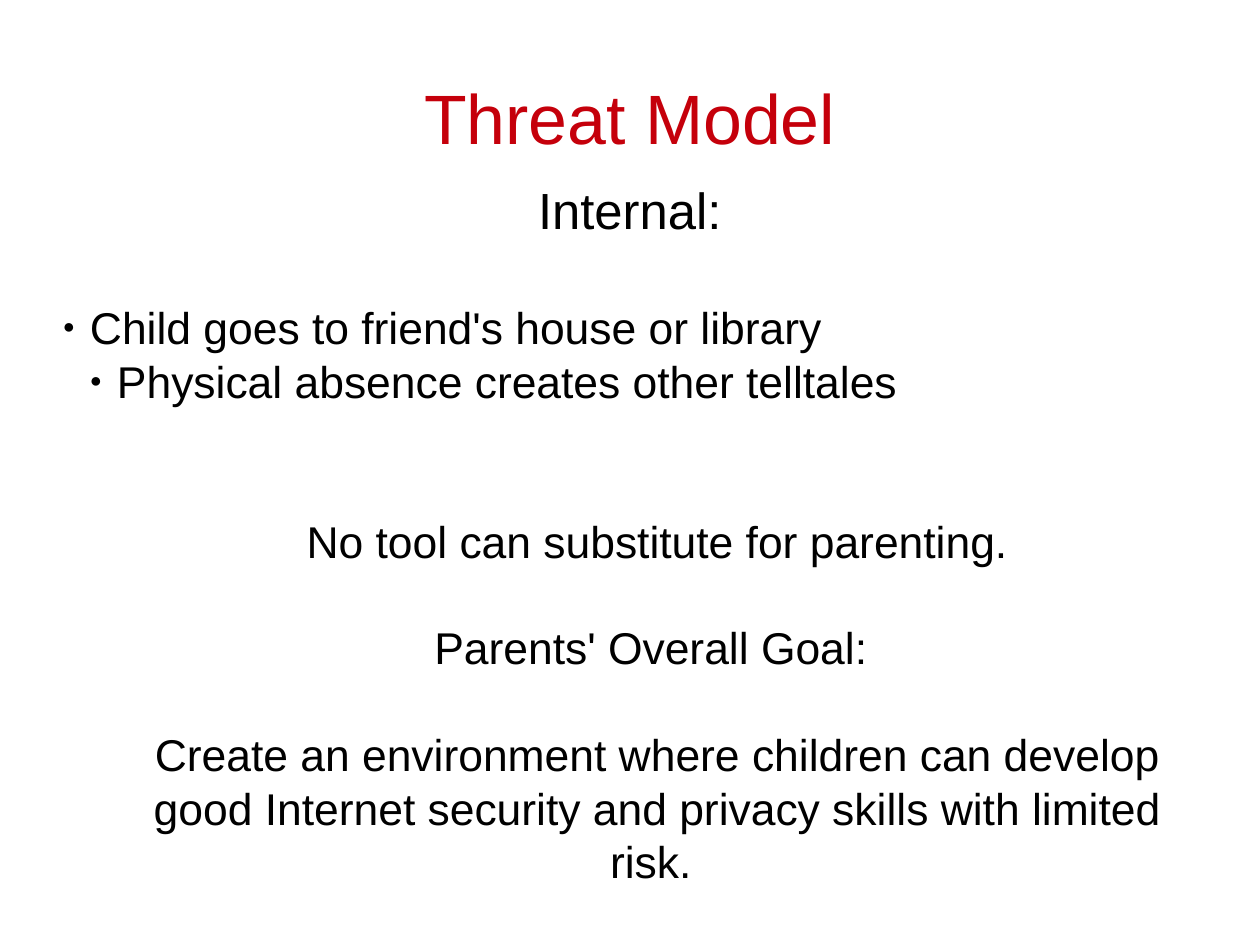
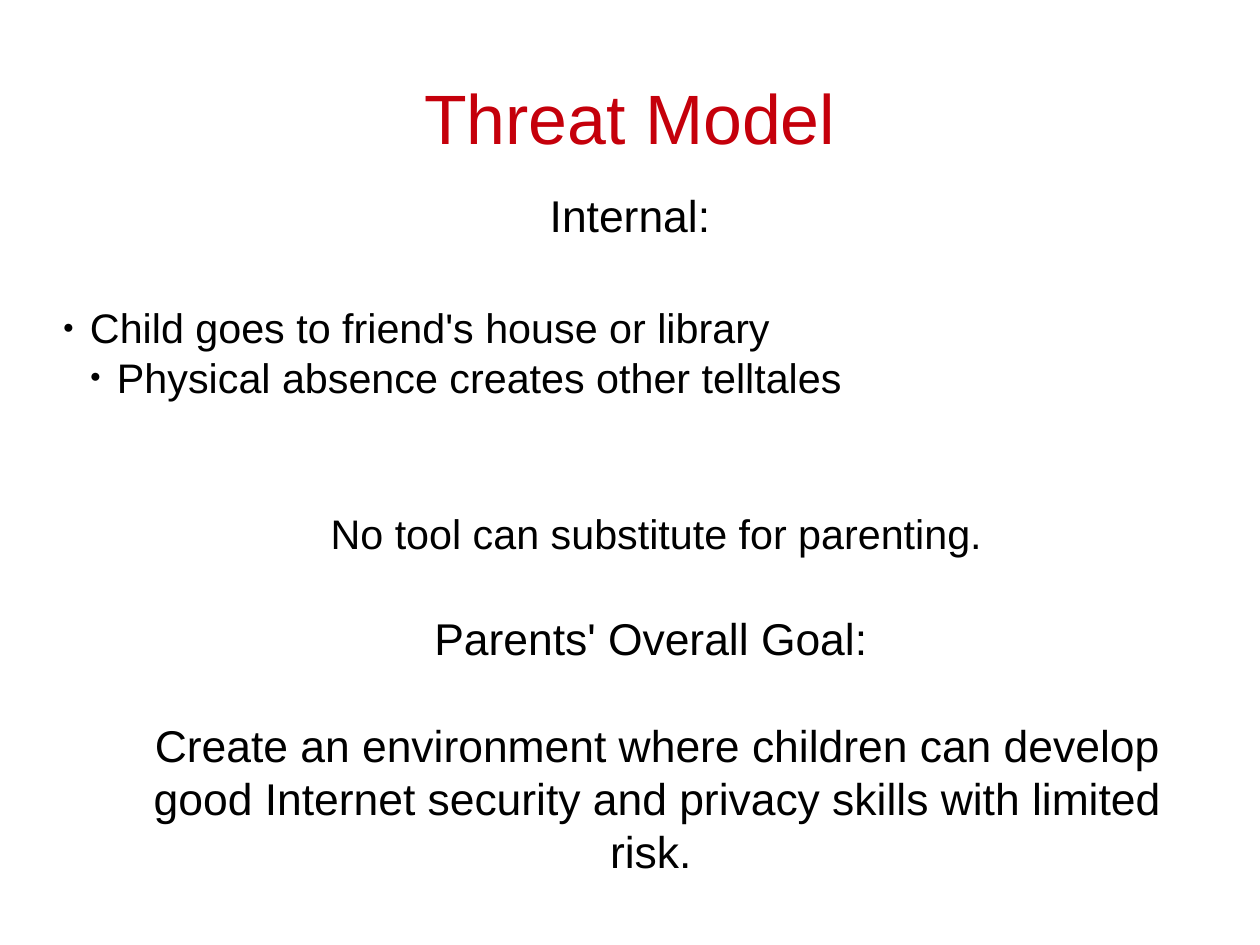
Before and after one commit to cschreiner/kindsicher, a slide deck: slide 48 of proj/presentation_dec09/combined.odp (slide 46 before the commit). Drawn at 1260x945 pixels with LibreOffice and Linux fonts; fonts in the diff are those of the drawing. Boxes give left, top, right and bottom in pixels: in the first picture for what was removed or moved away, otherwise in the second. Text is boxed around its words. In the diff, an @@ line names an element or a change of style, - is before the commit and + after.

```diff
--- a/proj/presentation_dec09/combined.odp
+++ b/proj/presentation_dec09/combined.odp
@@ subtitle at bbox=[90, 199, 981, 557]: size 32 to 28 pt in "Internal:"; size 28 to 26 pt in "Child goes to friend's house or library", "Physical absence creates other telltales", "No tool can substitute for parenting." @@
```
Also in this commit, not shown: 18 other slides changed, 3 slides added.
